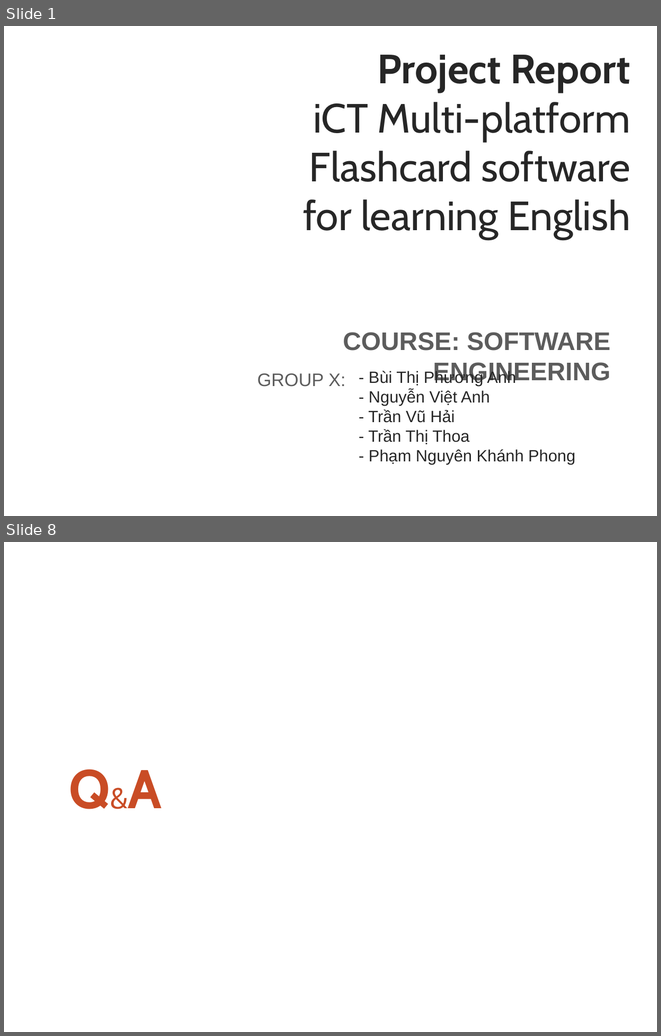
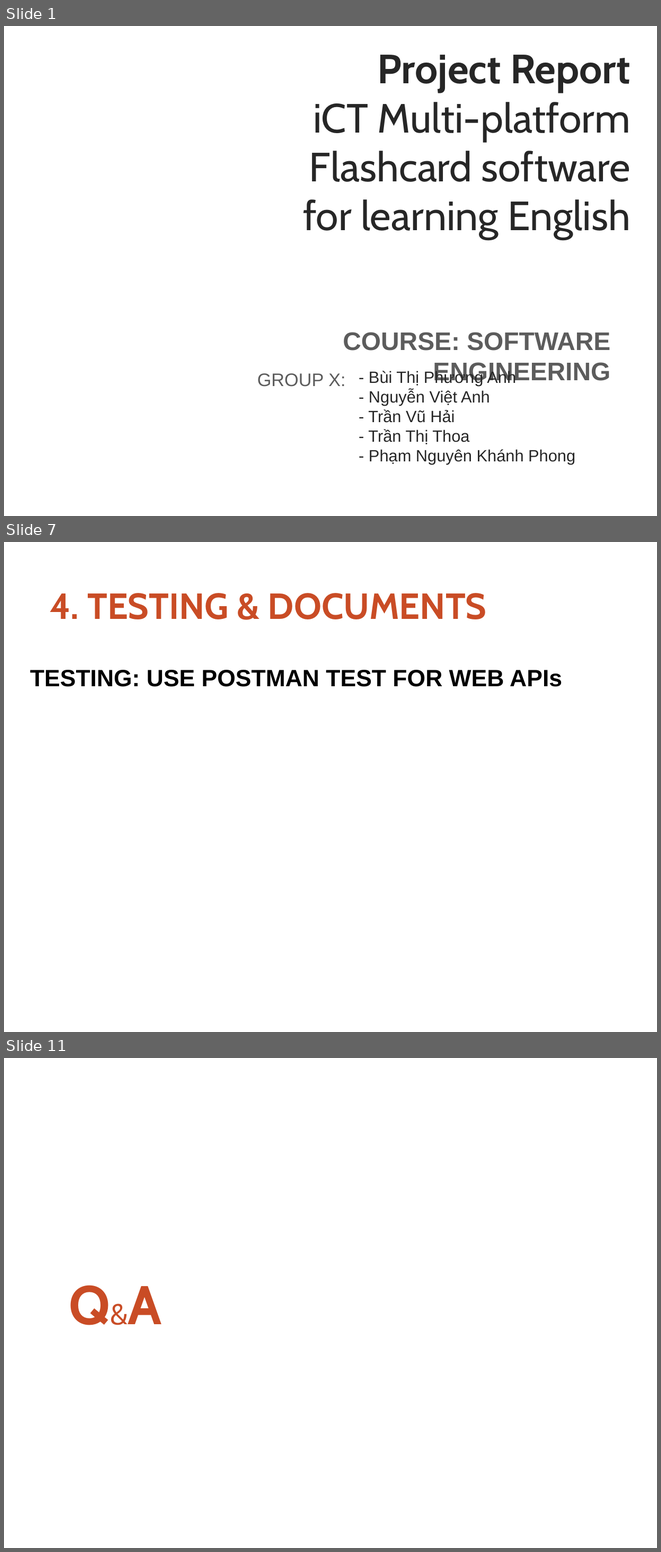
Before and after one commit to thoatran/iCT-Flashcard, a slide deck: docs/ReportSlides.pptx. Shown one above the other, each under a label of ours: slides 1 and 8 before the commit, slides 1, 7 and 11 after it; the slides between them are not shown. The pictures are 661x1036 and 661x1552 pixels, drawn with LibreOffice and Linux fonts; fonts in the diff are those of the drawing; background and template pictures are left out. Boxes give left, top, right and bottom in pixels: in the first picture for what was removed or moved away, otherwise in the second. Text is boxed around its words. In the diff, an @@ line names an element or a change of style, - is before the commit and + after.

```diff
--- a/docs/ReportSlides.pptx
+++ b/docs/ReportSlides.pptx
@@ slide 7 added at (4,542,657,1032), background #FFFFFF @@
@@ text added at (50,593,487,619), 40 pt, text #C94C25, bold @@
+4. TESTING & DOCUMENTS
@@ text added at (30,670,562,687), 26 pt, text #000000, bold @@
+TESTING: USE POSTMAN TEST FOR WEB APIs
@@ what was slide 8 is now slide 11 @@
```
Also in this commit, not shown: 5 slides changed, 3 other slides added, 1 slide removed, 1 other file.
